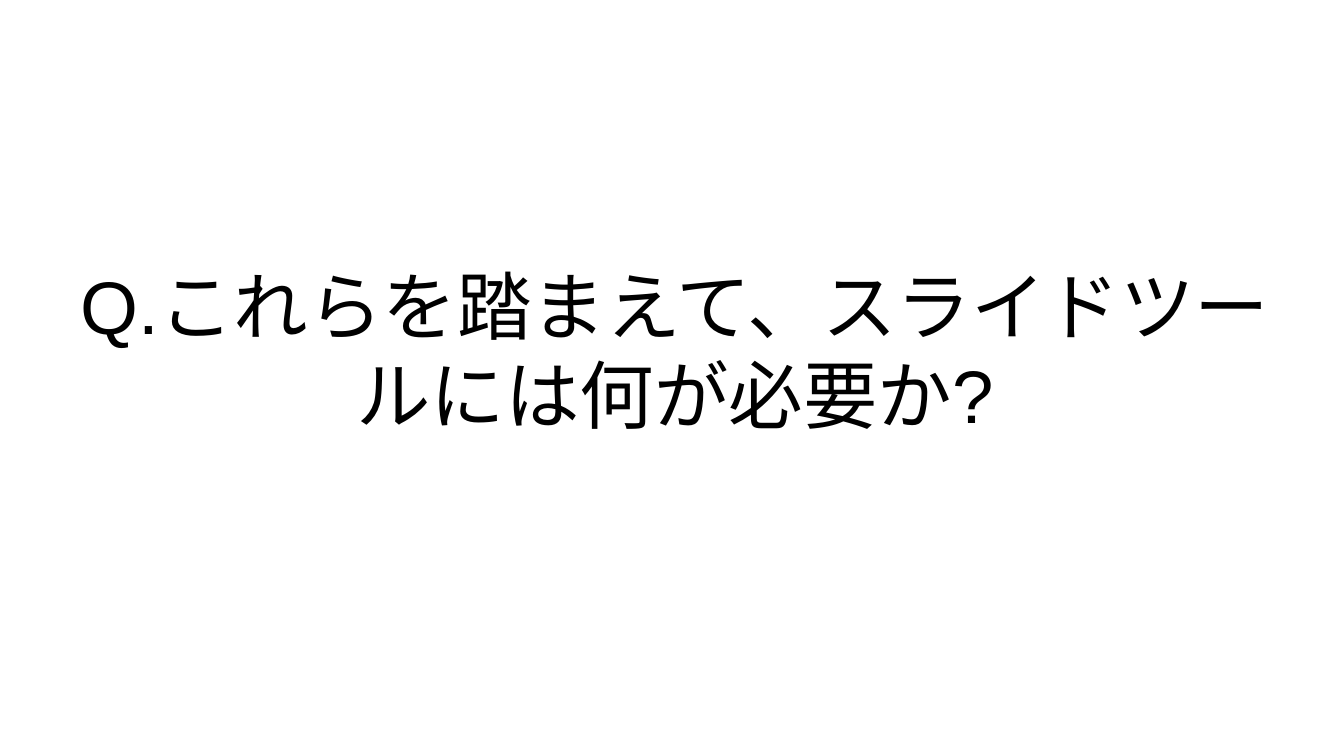
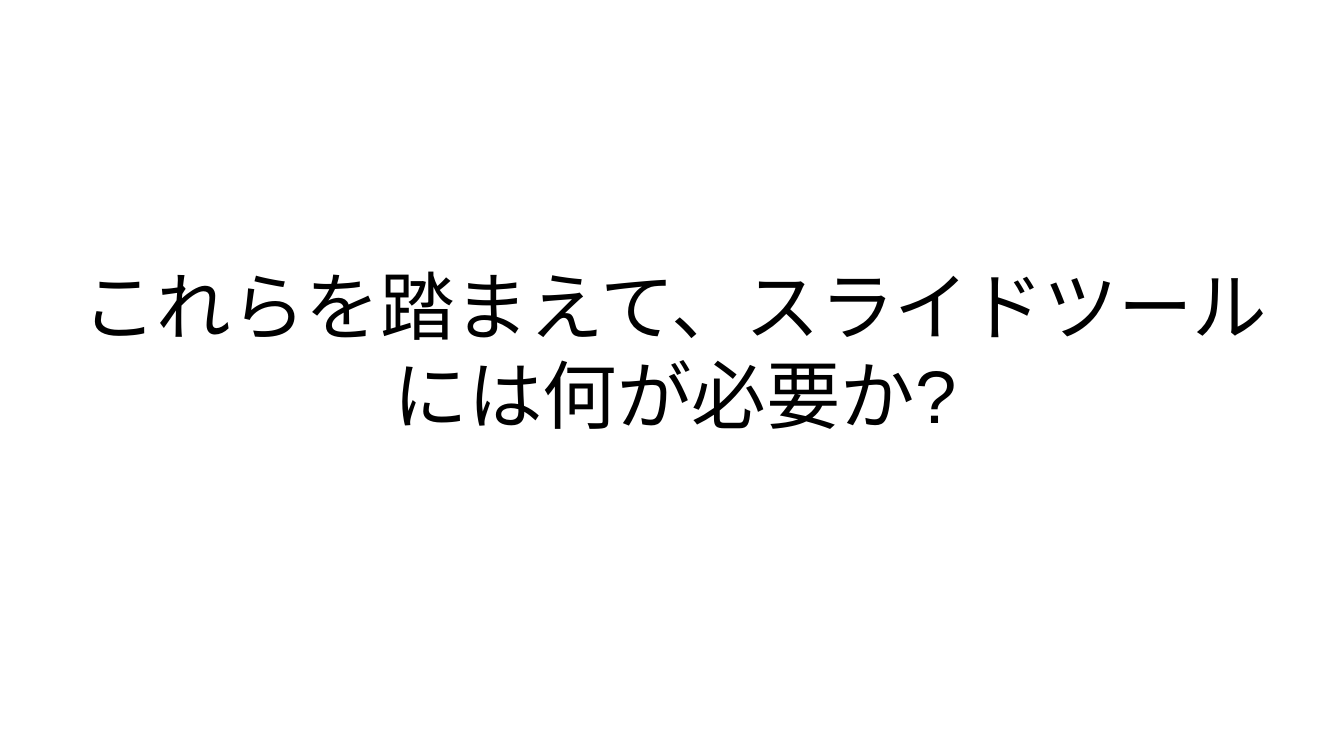
Before and after one commit to kijimaD/roam-ui, a slide deck: slide 7 of pages/pdfs/20250201_slide.odp (slide 5 before the commit). Drawn at 1344x756 pixels with LibreOffice and Linux fonts; fonts in the diff are those of the drawing. Boxes give left, top, right and bottom in pixels: in the first picture for what was removed or moved away, otherwise in the second. Text is boxed around its words. In the diff, an @@ line names an element or a change of style, - is before the commit and + after.

```diff
--- a/pages/pdfs/20250201_slide.odp
+++ b/pages/pdfs/20250201_slide.odp
@@ title at box(83, 271, 1268, 429): text changed @@
-Q.これらを踏まえて、スライドツールには何が必要か?
+これらを踏まえて、スライドツールには何が必要か?
```
Also in this commit, not shown: 3 other slides changed, 5 slides added, 1 slide removed, 4 other files.
